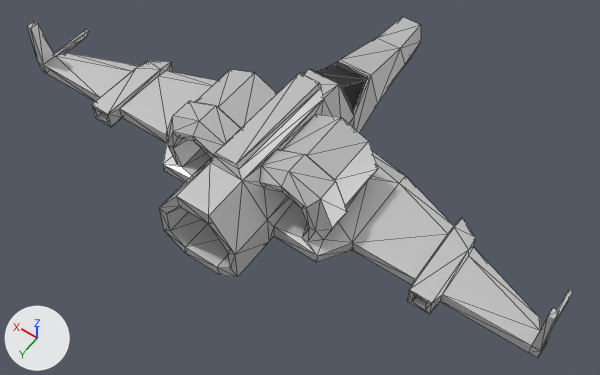
The glTF model docs/fps-6dof/ships/monarch.glb: old version first, new version second.
Both versions are drawn from a 50 mm lens placed at (-3.49, 4.45, 7.15), pointed at (-0.25, -0.08, 0.04). The axes (+X, +Y, +Z) are drawn at lower left. The lights are the same throughout. The first picture is the older version. Mesh edges are drawn as thin lines. Where no turn or scale is listed for an object, it has been applied to the vertices.

In view in the first picture: 'Spaceship2'.
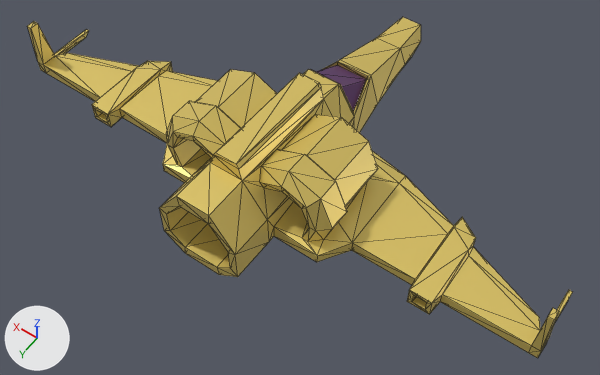
Changed parts and their boxes (x1, y1, x2, y2) in the pictures (600 x 375 px):
'Spaceship2', recoloured (light grey to yellow): (27, 17, 573, 358) in both

The change, as a list of edits to the scene's bpy script:
```text
Change mat_white:
    mat_white.base_color: (0.64, 0.64, 0.64) -> (0.78, 0.6, 0.15)  # light grey #d1d1d1 -> yellow #e5cb6c
Change mat_black:
    mat_black.base_color: (0.0189, 0.0189, 0.0189) -> (0.14, 0.05, 0.18)  # black #252525 -> dark purple #693f76
```
